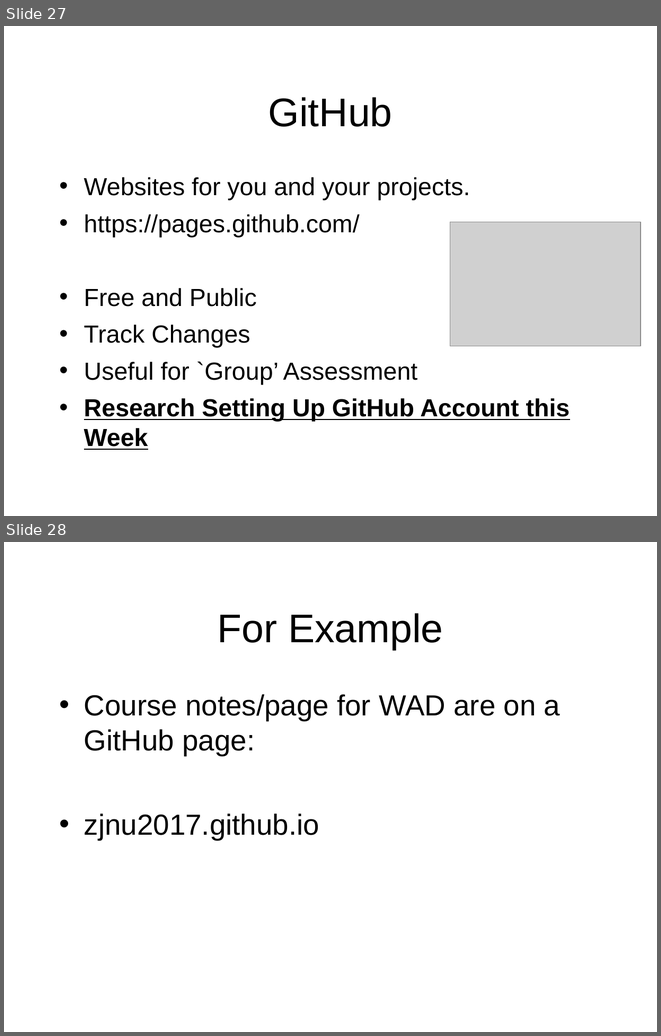
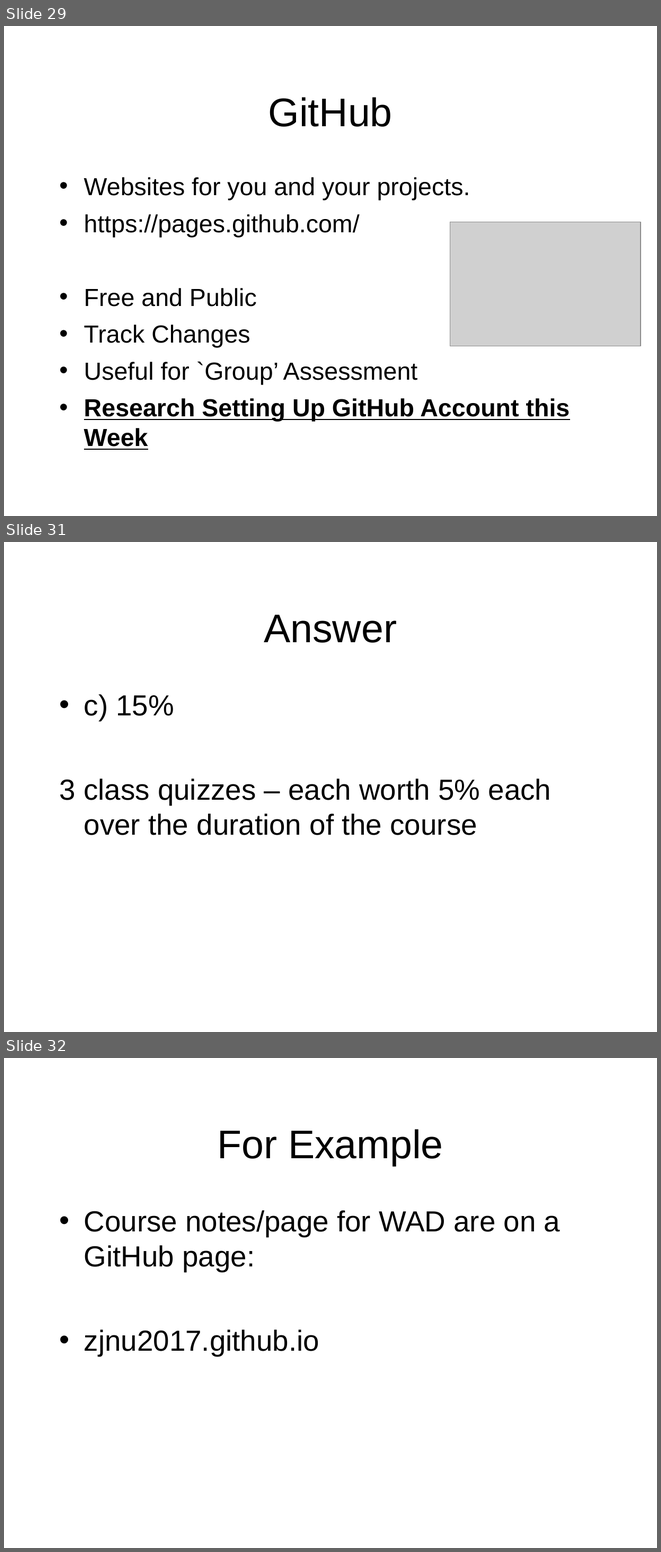
Before and after one commit to octaviordz/zjnu2017.github.io, a slide deck: WAD/lectures/010--Introduction.ppt. Shown one above the other, each under a label of ours: slides 27 and 28 before the commit, slides 29, 31 and 32 after it; the slides between them are not shown. The pictures are 661x1036 and 661x1552 pixels, drawn with LibreOffice and Linux fonts; fonts in the diff are those of the drawing; grey boxes stand for pictures. Boxes give left, top, right and bottom in pixels: in the first picture for what was removed or moved away, otherwise in the second. Text is boxed around its words. In the diff, an @@ line names an element or a change of style, - is before the commit and + after.

```diff
--- a/WAD/lectures/010--Introduction.ppt
+++ b/WAD/lectures/010--Introduction.ppt
@@ slide 31 added at bbox=[4, 542, 657, 1032], background #FFFFFF @@
@@ title added at bbox=[264, 615, 397, 643], 44 pt, text #000000 @@
+Answer
@@ text added at bbox=[59, 694, 551, 835], 32 pt, text #000000 @@
+• c) 15%
+3 class quizzes – each worth 5% each over the duration of the course
@@ what was slide 27 is now slide 29 @@
@@ what was slide 28 is now slide 32 @@
```
Also in this commit, not shown: 3 other slides added, 2 other files.
